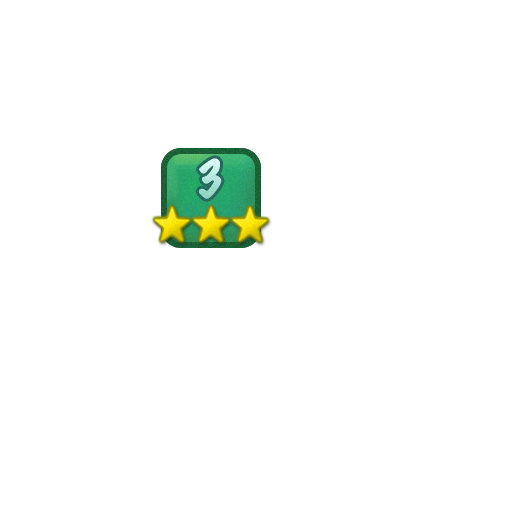
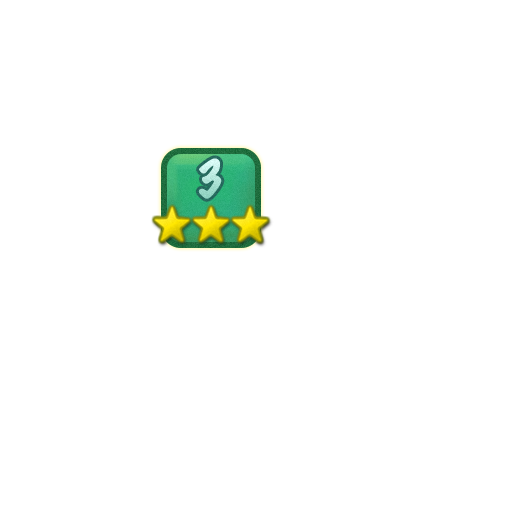
Before/after of a w=512, h=512 layered artwork. What changed in the layer stack:
added group "解锁状态发光" with 17 layers above "解锁状态" over 151, 144, 273, 252
added group "星" (1st of 2, in "解锁状态发光") with 11 layers in group "解锁状态发光" over 151, 144, 273, 252
added group "激活星星" (1st of 2, in "解锁状态发光" › "星") with 4 layers in group "星" over 151, 201, 271, 245
added layer "图层 6 副本 8" (1st of 2, in "解锁状态发光" › "星" › "激活星星") in group "激活星星" over 229, 203, 271, 245
added layer "图层 6 副本 7" (1st of 2, in "解锁状态发光" › "星" › "激活星星") in group "激活星星" over 151, 203, 193, 245
added layer "图层 6 副本 6" (1st of 2, in "解锁状态发光" › "星" › "激活星星") in group "激活星星" over 190, 203, 232, 245
added group "未激活星星" (1st of 2, in "解锁状态发光" › "星") with 4 layers in group "星" over 151, 201, 271, 245
added layer "图层 6 副本 11" (1st of 2, in "解锁状态发光" › "星" › "未激活星星") in group "未激活星星" over 229, 203, 271, 245
added layer "图层 6 副本 10" (1st of 2, in "解锁状态发光" › "星" › "未激活星星") in group "未激活星星" over 151, 203, 193, 245
added layer "图层 6 副本 9" (1st of 2, in "解锁状态发光" › "星" › "未激活星星") in group "未激活星星" over 190, 203, 232, 245
added group "数字" (1st of 2, in "解锁状态发光") with 2 layers in group "解锁状态发光" over 157, 144, 265, 202
added layer "12 3 4 5 6 7 8 9 副本" (1st of 2, in "解锁状态发光" › "数字") in group "数字" over 195, 155, 225, 202
added group "背景" (1st of 3, in "解锁状态发光") with 1 layers in group "解锁状态发光" over 161, 148, 261, 248
added layer "图层 1" (1st of 4, in "解锁状态发光" › "背景") in group "背景" over 161, 148, 261, 248
hid group "锁定状态" (6 layers) over 161, 148, 261, 248
